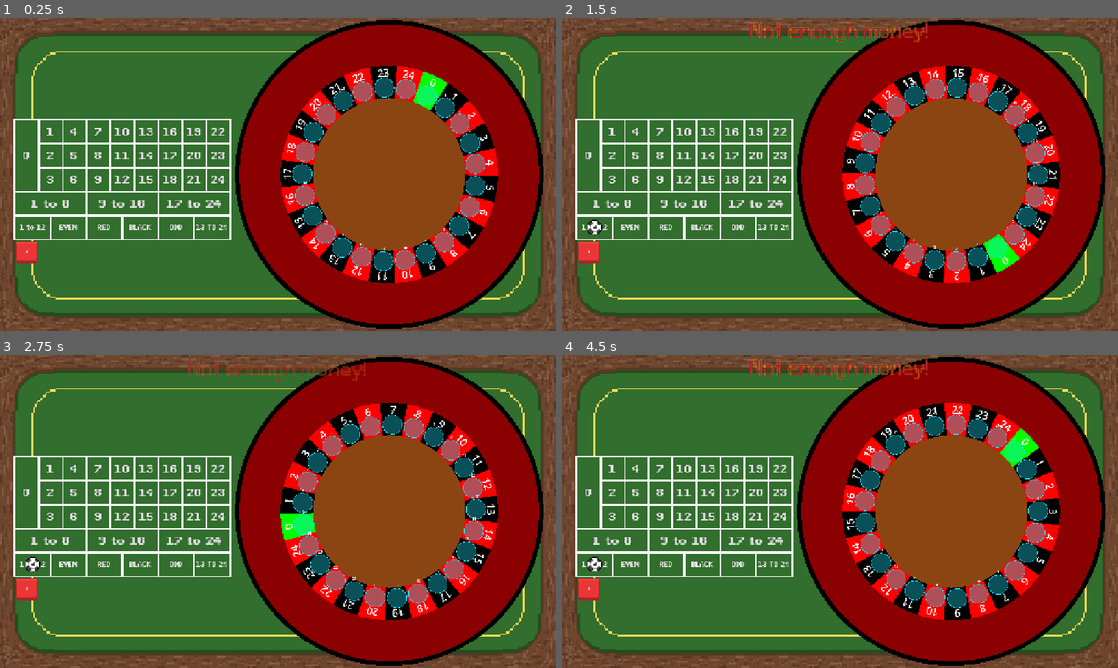
Above: before the commit, frames 1-4 (two rows, left to right).
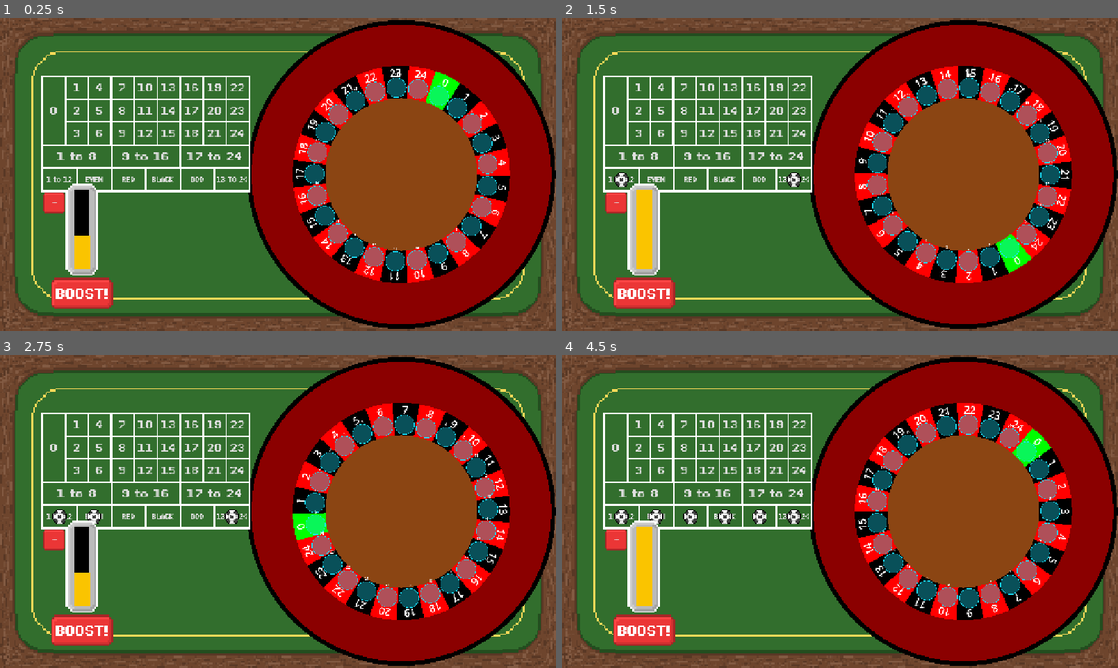
Above: after the commit, the same moments.

Repository: DuneRanger/Very-Serious-GameJam-2026
Game: Godot game, scene res://scenes/game/game_scene/game_scene.tscn
Two runs of this game, one before a commit and one after it. Both use one fixed random seed, a clock stepped at 60 frames per second and the inputs below. Sound files missing from this copy of the repository are replaced by a short silence.
Inputs:
- Up to frame 1 (0.25 s): no input
- Up to frame 2 (1.5 s): click "1 to 12" at 0.5 s; click "13 TO 24" at 1.25 s
- Up to frame 3 (2.75 s): click "EVEN" at 2 s
- Up to frame 4 (4.5 s): click "ODD" at 2.75 s; click "RED" at 3.5 s; click "BLACK" at 4.25 s

The runs differ from the first frame. In frame 1, 26% of the frame differs, in the area x 2-100%, y 0-100%; in frame 2, 27%; in frame 3, 27%; in frame 4, 27%.

Commit message:
added a system for counting the result on a bet

Diff:
--- a/scenes/game/game_scene/game_scene.gd
+++ b/scenes/game/game_scene/game_scene.gd
@@ -2,10 +2,8 @@
 
 class_name GameScene
 
-@export var err_lab: PackedScene
-
 func _ready() -> void:
-	GameManager.money = 1
+	GameManager.money = 100
 	GameManager.game_state = GameEnums.game_states.BET_PHASE
 	$Table/BettingSystem.send_error_message.connect(send_error_message)
 
@@ -19,8 +17,75 @@
 			if Input.is_action_just_pressed("stop_roullete"):
 				$Table/Roulette.stop_roulette()
 				GameManager.game_state = GameEnums.game_states.BET_PHASE
+				GameManager.money += get_full_bet_win()
 		_:
 			pass
+
+func does_bet_win(bet_id : int) -> bool:
+	var bet_type : GameEnums.bet_types = $Table/BettingSystem.get_bet_type(bet_id)
+	if bet_type == GameEnums.bet_types.NUMBER:
+		for cell : GameManager.RouletteCell in GameManager.caughtCells:
+			if cell.number == bet_id:
+				return true
+
+	elif bet_type == GameEnums.bet_types.THIRD || bet_id == (GameEnums.max_roulette_num + 4) || bet_id == (GameEnums.max_roulette_num + 5):
+		var shift
+		var step
+		if bet_type == GameEnums.bet_types.THIRD:
+			shift = bet_id - GameEnums.max_roulette_num
+			step = GameEnums.max_roulette_num / 3
+		else:
+			shift = bet_id - (GameEnums.max_roulette_num + 3)
+			step = GameEnums.max_roulette_num / 2
+		var lower_bound = (shift - 1) * step + 1
+		var upper_bound = shift * step
+		for cell : GameManager.RouletteCell in GameManager.caughtCells:
+			if cell.number >= lower_bound && cell.number <= upper_bound:
+				return true
+
+	elif bet_id == (GameEnums.max_roulette_num + 6) || bet_id == (GameEnums.max_roulette_num + 7):
+		var mod_res = bet_id - (GameEnums.max_roulette_num + 6)
+		for cell : GameManager.RouletteCell in GameManager.caughtCells:
+			if (cell.number % 2) == mod_res:
+				return true
+	elif bet_id == (GameEnums.max_roulette_num + 8) || bet_id == (GameEnums.max_roulette_num + 9):
+		var whatever = bet_id - (GameEnums.max_roulette_num + 8)
+		var color : Color = Color.BLACK if whatever else Color.RED
+		for cell : GameManager.RouletteCell in GameManager.caughtCells:
+			if cell.colour == color:
+				return true
+
+	#button_1st_half.text = "1 to 12"
+	#button_2nd_half.text = "13 TO 24"
+	#button_even.text = "EVEN"
+	#button_odd.text = "ODD"
+	#button_red.text = "RED"
+	#button_black.text = "BLACK"
+	return false
+
+func get_bet_coeff(bet_id : int) -> float:
+	var bet_type = $Table/BettingSystem.get_bet_type(bet_id)
+	match bet_type:
+		GameEnums.bet_types.NUMBER:
+			return GameManager.single_bet_coeff
+		GameEnums.bet_types.THIRD:
+			return GameManager.third_bet_coeff
+		GameEnums.bet_types.HALF:
+			return GameManager.half_bet_coeff
+		_:
+			return 0.0
+
+func get_full_bet_win() -> int:
+	var value = 0
+	for bet_id in GameManager.bets:
+		var bet = GameManager.bets[bet_id]
+		if does_bet_win(bet_id):
+			var new_value = int (bet * get_bet_coeff(bet_id))
+			print("Won bet: ", bet_id, ", amount won: ", new_value)
+			value += new_value
+	var out_str = "Total profit: " + str(value)
+	send_error_message(out_str)
+	return value
 
 func send_error_message(message : String):
 	$Table/ErrorMessage.put_content(message)
--- a/scenes/game/game_scene/game_scene.tscn
+++ b/scenes/game/game_scene/game_scene.tscn
@@ -16,7 +16,6 @@
 
 [node name="game_scene" type="Node2D" unique_id=1710828263]
 script = ExtResource("1_ljoy4")
-err_lab = ExtResource("8_dkmwb")
 
 [node name="GameManager" parent="." unique_id=1486485077 instance=ExtResource("1_sists")]
 
@@ -33,22 +32,24 @@
 z_index = -10
 offset_right = 1280.0
 offset_bottom = 720.0
-color = Color(0.19744167, 0.43, 0.17630002, 1)
+color = Color(0.19607843, 0.43137255, 0.1764706, 1)
 
 [node name="Roulette" parent="Table" unique_id=574874280 instance=ExtResource("2_wftn3")]
-position = Vector2(256, 0)
+position = Vector2(284, 0)
 
 [node name="BettingSystem" parent="Table" unique_id=1381945534 instance=ExtResource("4_uj17p")]
-position = Vector2(-608, -128)
+position = Vector2(-544, -228)
+background_width = 480.0
+padding = 3.6
 
 [node name="boost_bar" parent="Table" unique_id=917300306 instance=ExtResource("4_yjymu")]
-visible = false
-position = Vector2(-554, 17)
+position = Vector2(-488, 16)
 
 [node name="ErrorMessage" parent="Table" unique_id=371495968 instance=ExtResource("8_dkmwb")]
 position = Vector2(0, -360)
 
 [node name="TestLabel" type="Label" parent="." unique_id=1877186703]
+visible = false
 offset_left = -609.0
 offset_top = -333.0
 offset_right = -310.0
@@ -59,6 +60,7 @@
 label_settings = SubResource("LabelSettings_qny2l")
 
 [node name="ChipBlack" type="Sprite2D" parent="." unique_id=2140071562]
+visible = false
 position = Vector2(516, -268)
 scale = Vector2(1.6875, 1.6875)
 texture = ExtResource("7_ho26m")
--- a/scenes/game/game_scene/roulette/roulette.gd
+++ b/scenes/game/game_scene/roulette/roulette.gd
@@ -244,6 +244,7 @@
 
 	if randf() < effective_chance:
 		body.catch_in_pocket(bank_area.global_position, bank_area)
+		GameManager.caughtCells.push_back(cell)
 		print("Ball caught at number ", cell.number)
 	else:
 		print("Ball missed cell ", cell.number)
